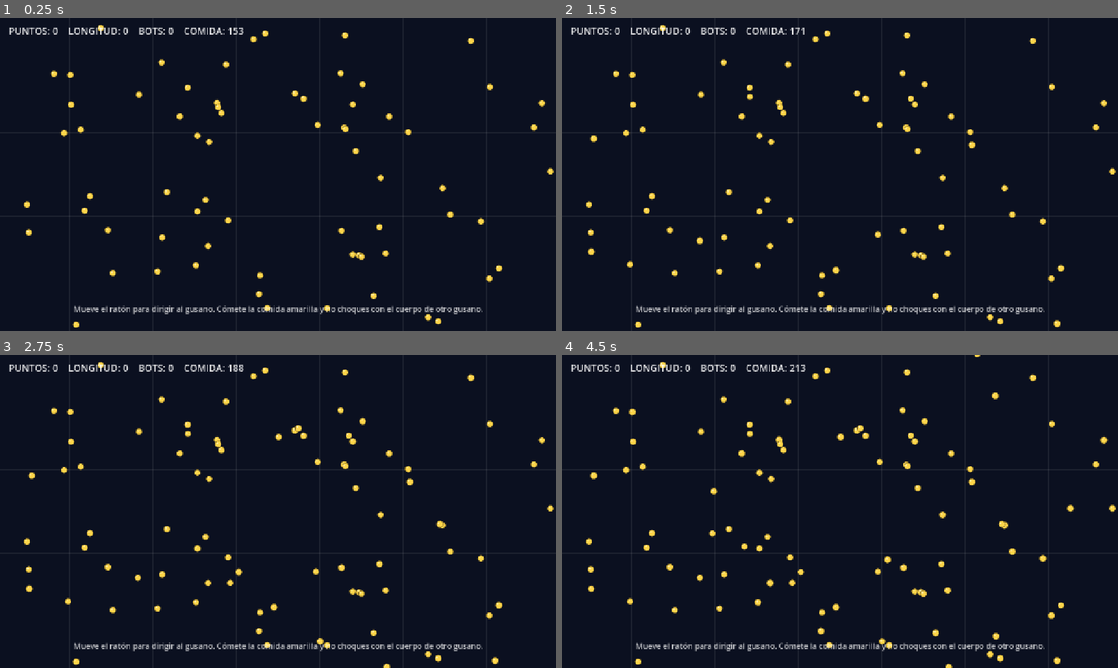
Above: before the commit, frames 1-4 (two rows, left to right).
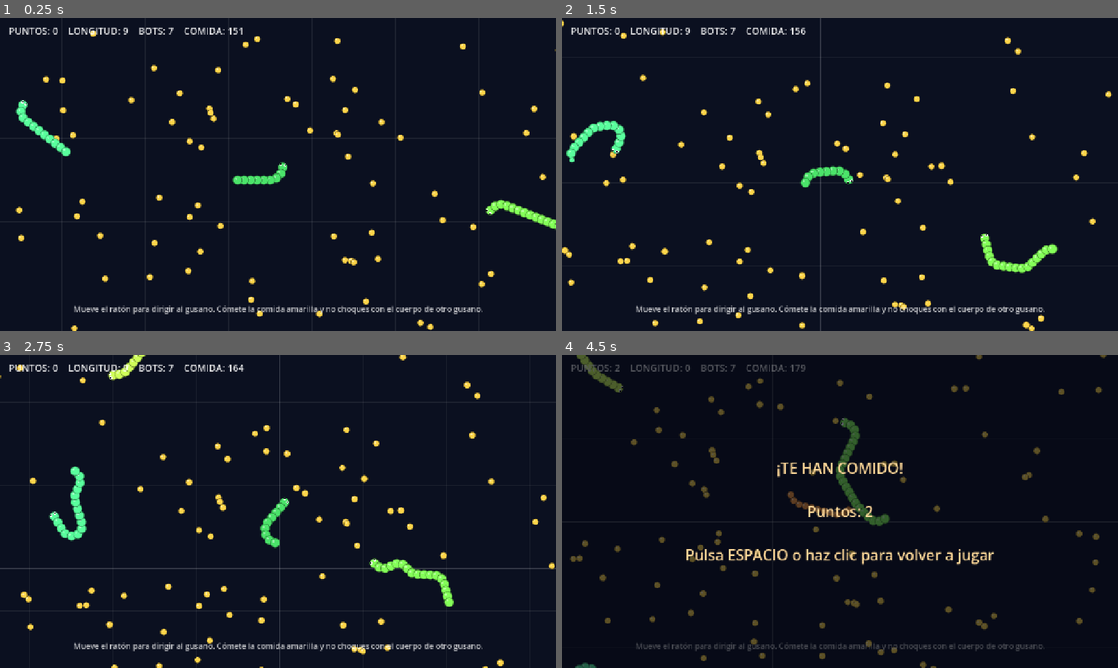
Above: after the commit, the same moments.

Repository: Drocno23/MiJuegoIA
Game: Godot game, scene res://escenas/Main.tscn
The game is run twice, just before and just after one commit, with the same random seed, the same clock (stepped at 60 frames per second) and the same inputs.
Inputs (mouse positions are in pixels of both pictures, inside the frame that each line leads up to):
- Up to frame 1 (0.25 s): no input
- Up to frame 2 (1.5 s): tap Enter (ui_accept) at 0.5, 0.77 s; move the mouse to (962, 158) at 0.52 s; click (962, 158) at 0.67 s; move the mouse to (728, 190) at 1.27 s; click (728, 190) at 1.42 s
- Up to frame 3 (2.75 s): tap Enter (ui_accept) at 1.52 s; move the mouse to (333, 442) at 2.02 s; click (333, 442) at 2.17 s
- Up to frame 4 (4.5 s): move the mouse to (812, 574) at 2.77 s; click (812, 574) at 2.92 s; tap Enter (ui_accept) at 3.02, 3.77 s; move the mouse to (1006, 558) at 3.52 s; click (1006, 558) at 3.67 s; move the mouse to (673, 464) at 4.27 s; click (673, 464) at 4.42 s

The runs differ from the first frame. In frame 1, 4.1% of the frame differs, in the area x 2-100%, y 2-100%; in frame 2, 4.8%; in frame 3, 5.6%; in frame 4, 7.5%, in the area x 1-100%, y 0-100%.
Error before the commit: Parse Error: Cannot find member "push_front" in base "PackedVector2Array". (res://scripts/gusano.gd:130)

Commit message:
fix(slither_2d): dos errores reales de GDScript que cazó la prueba en Godot 4.7
Los detectó la prueba automática al ejecutarse por primera vez en un Godot real
(el linter de sintaxis no los ve, porque no valida la API del motor):

1. PackedVector2Array no tiene push_front() (eso es del Array normal): el
   parser daba "Cannot find member push_front in base PackedVector2Array".
   Ahora se usa insert(0, valor), que sí existe (verificado en la documentación
   junto con slice(), que también se usa).
2. En _draw(), "var ojo := ..." dentro de "for lado in [-1.0, 1.0]" no podía
   deducir el tipo (la lista no estaba tipada). Ahora la lista es un
   PackedFloat32Array y la variable va anotada como Vector2.

La prueba automática mejora para que un fallo así se vea de inmediato:
- comprobación 0 nueva: carga los 7 scripts del juego y, si alguno no compila,
  lo lista y corta ahí (antes el fallo se propagaba como una cascada de
  "Invalid assignment ... on a base object of type 'Nil'").
- libera el mundo antes de terminar, para no dejar recursos colgando
  (los avisos "RID allocations ... were leaked at exit").

Documentado en COMO_TRABAJAR.md (§7 y §9.2) qué significan los Parse Error de
GDScript y el detalle de la comprobación 0.

Co-authored-by: arena-agent <297053741+arena-agent@users.noreply.github.com>

Diff:
--- a/slither_2d/scripts/gusano.gd
+++ b/slither_2d/scripts/gusano.gd
@@ -125,13 +125,15 @@
 
 
 ## Guarda el camino que va dejando la cabeza (un punto cada PASO_RUTA píxeles).
+## Nota: un PackedVector2Array NO tiene push_front() (eso es del Array normal);
+## para poner el punto más reciente delante se usa insert(0, valor).
 func _actualizar_ruta() -> void:
 	if _ruta.is_empty():
-		_ruta.push_front(global_position)
+		_ruta.insert(0, global_position)
 		return
 	var pasos := 0
 	while _ruta[0].distance_to(global_position) >= PASO_RUTA and pasos < MAX_PASOS_FRAME:
-		_ruta.push_front(_ruta[0].move_toward(global_position, PASO_RUTA))
+		_ruta.insert(0, _ruta[0].move_toward(global_position, PASO_RUTA))
 		pasos += 1
 	# Recortamos la cola de la ruta: solo interesa la longitud que ocupa el cuerpo.
 	var necesarios := int(((float(_segmentos.size()) + 1.0) * separacion) / PASO_RUTA) + 4
@@ -271,7 +273,9 @@
 	# Ojos: miran siempre hacia donde va la cabeza.
 	var hacia_adelante := direccion * radio * 0.45
 	var hacia_lado := direccion.orthogonal() * radio * 0.4
-	for lado in [-1.0, 1.0]:
-		var ojo := hacia_adelante + hacia_lado * lado
+	# La lista va tipada (PackedFloat32Array) y `ojo` con tipo explícito: si no,
+	# GDScript no puede deducir el tipo y da error de parseo.
+	for lado in PackedFloat32Array([-1.0, 1.0]):
+		var ojo: Vector2 = hacia_adelante + hacia_lado * lado
 		Dibujo.disco(self, ojo, radio * 0.27, Color.WHITE, bordes_suaves)
 		Dibujo.disco(self, ojo + direccion * radio * 0.1, radio * 0.14, Color.BLACK, bordes_suaves)
--- a/slither_2d/tests/prueba_mecanicas.gd
+++ b/slither_2d/tests/prueba_mecanicas.gd
@@ -13,6 +13,7 @@
 ## En VS Code:  F1 -> "Tasks: Run Task" -> "Probar: mecánicas (headless)"
 ##
 ## Comprueba, en este orden:
+##   0) que TODOS los scripts del juego cargan sin errores (sintaxis y API),
 ##   1) que el mundo se monta (jugador, bots y comida),
 ##   2) el cuerpo: cadena de segmentos con separación fija,
 ##   3) comer: suma puntos y alarga el cuerpo,
@@ -29,6 +30,18 @@
 const TOLERANCIA_SEPARACION := 2.0
 ## Distancia máxima a la que debe estar la comida de los restos.
 const TOLERANCIA_RESTOS := 4.0
+## Scripts del juego: la comprobación 0 verifica que TODOS cargan sin errores.
+## Si alguno falla (un método que no existe, un tipo mal deducido...), el error
+## sale aquí, claro y primero, en vez de propagarse como errores confusos.
+const SCRIPTS_DEL_JUEGO := [
+	"res://scripts/dibujo.gd",
+	"res://scripts/comida.gd",
+	"res://scripts/cuerpo_segmento.gd",
+	"res://scripts/gusano.gd",
+	"res://scripts/gusano_cpu.gd",
+	"res://scripts/fondo.gd",
+	"res://scripts/main.gd",
+]
 
 var _total := 0
 var _fallos := 0
@@ -56,6 +69,18 @@
 
 
 func _ejecutar() -> void:
+	# ---------------------------------------- 0) ¿Cargan todos los scripts?
+	var rotos := PackedStringArray()
+	for ruta in SCRIPTS_DEL_JUEGO:
+		if load(ruta) == null:
+			rotos.append(str(ruta))  # str(): siempre String, sin ambigüedad de tipos
+	var detalle := "%d scripts cargados sin errores" % SCRIPTS_DEL_JUEGO.size()
+	if not rotos.is_empty():
+		detalle = "NO se pudieron cargar: %s  (mira los SCRIPT ERROR de arriba)" % ", ".join(rotos)
+	_comprobar("0) Los scripts del juego se cargan", rotos.is_empty(), detalle)
+	if not rotos.is_empty():
+		return
+
 	# ---------------------------------------------------------------- 1) Montaje
 	var escena: PackedScene = load(RUTA_MAIN)
 	if escena == null:
@@ -79,6 +104,7 @@
 		]
 	)
 	if gusano == null:
+		await _limpiar(main)
 		return
 
 	# ------------------------------------------------- 2) Cuerpo con separación
@@ -169,6 +195,17 @@
 		]
 	)
 
+	await _limpiar(main)
+
+
+## Libera el mundo antes de terminar: así Godot no avisa de recursos
+## ("RID allocations ... were leaked at exit") al cerrar.
+func _limpiar(main: Mundo) -> void:
+	if is_instance_valid(main):
+		main.queue_free()
+		await get_tree().process_frame
+		await get_tree().process_frame
+
 
 ## Busca una comida a menos de TOLERANCIA_RESTOS píxeles del punto indicado.
 func _hay_comida_en(main: Mundo, punto: Vector2) -> bool:
Not shown, changed: slither_2d/COMO_TRABAJAR.md
Not shown, changed: slither_2d/README.md
